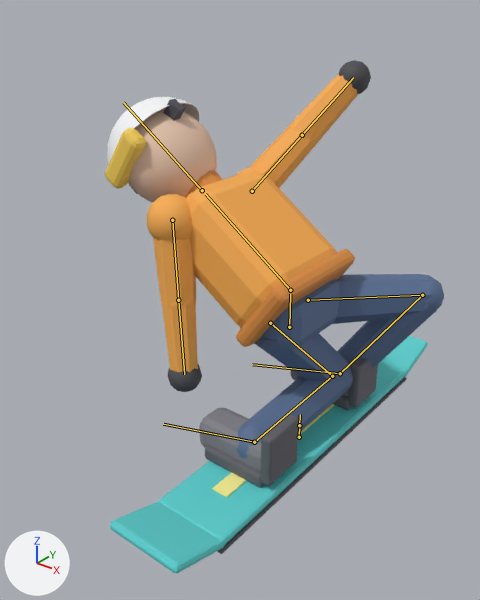
One commit to the glTF model Data/SampleProjects/Snowline/Sources/RiderModel.glb: the scene before it, then after it.
Both versions are drawn from a 50 mm lens placed at (1.064, -1.676, 1.512), pointed at (-0.215, -0.078, 0.521). Lighting does not change. The marker at lower left points along +X, +Y and +Z. The picture after the commit comes second. Both versions are drawn at frame 19 of the action 'Grab'; the numbers are the values there. The bones that bend it are drawn over the model as lines.

In view in the first picture: 'RiderModel'.
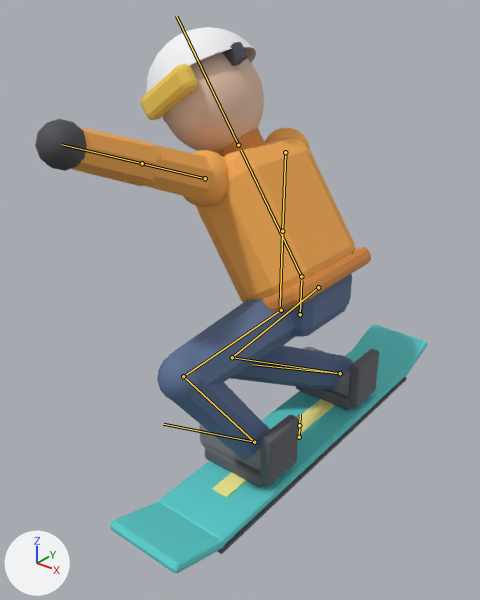
Pixel boxes [x1, y1, x2, y2] of what changed, in the pictures (480 x 600 px):
'RiderModel', posed (16% wider, 6% taller)
    before: [105, 60, 444, 573]
    after: [35, 27, 428, 573]
bone 'hips', root to tip
    before: (289, 327) to (290, 294)
    after: (300, 314) to (301, 280)
bone 'spine', root to tip
    before: (290, 290) to (205, 194)
    after: (301, 276) to (241, 150)
bone 'upperarm_L', root to tip
    before: (172, 220) to (178, 300)
    after: (205, 178) to (142, 163)
bone 'upperarm_R', root to tip
    before: (252, 191) to (302, 135)
    after: (285, 152) to (282, 231)
bone 'thigh_L', root to tip
    before: (270, 323) to (332, 376)
    after: (281, 310) to (183, 376)
bone 'shin_L', root to tip
    before: (332, 376) to (254, 442)
    after: (183, 376) to (254, 442)
bone 'thigh_R', root to tip
    before: (308, 300) to (422, 295)
    after: (318, 287) to (232, 357)
bone 'shin_R', root to tip
    before: (422, 295) to (340, 373)
    after: (232, 357) to (340, 373)

Edits to the bpy script that builds the scene:
```text
Change bone_hips:
    where bone_hips = bpy.data.objects['RiderRig'].pose.bones['hips']  # child of 'root'
    bone_hips.location: (-0.06, -0.385, 0.0) -> (-0.02, -0.325, 0.0)
Change bone_spine:
    where bone_spine = bpy.data.objects['RiderRig'].pose.bones['spine']  # child of 'hips'
    bone_spine.rotation_quaternion: (0.887, 0.0, 0.0, 0.462) -> (0.956, 0.0, 0.0, 0.292)  # degrees (0, 0, 55) -> degrees (0, 0, 34)
Change bone_upperarm_l:
    where bone_upperarm_l = bpy.data.objects['RiderRig'].pose.bones['upperarm_L']  # child of 'spine'
    bone_upperarm_l.rotation_quaternion: (0.652, -0.48, 0.476, 0.343) -> (0.823, -0.455, -0.183, -0.287)  # degrees (-74, 72, -2) -> degrees (-51, -34, -22)
Change bone_upperarm_r:
    where bone_upperarm_r = bpy.data.objects['RiderRig'].pose.bones['upperarm_R']  # child of 'spine'
    bone_upperarm_r.rotation_quaternion: (-0.264, 0.201, 0.843, 0.423) -> (-0.769, 0.554, -0.308, -0.087)  # degrees (-50, -142, -8) -> degrees (-76, 35, -15)
Change bone_thigh_l:
    where bone_thigh_l = bpy.data.objects['RiderRig'].pose.bones['thigh_L']  # child of 'hips'
    bone_thigh_l.rotation_quaternion: (-0.566, -0.558, -0.578, 0.187) -> (0.781, -0.301, -0.347, 0.424)  # degrees (125, 60, 59) -> degrees (-53, -17, 65)
Change bone_shin_l:
    where bone_shin_l = bpy.data.objects['RiderRig'].pose.bones['shin_L']  # child of 'thigh_L'
    bone_shin_l.rotation_quaternion: (0.825, 0.397, 0.0, -0.403) -> (0.861, 0.356, 0.0, -0.362)  # degrees (44, 19, -45) -> degrees (39, 15, -40)
Change bone_foot_l:
    where bone_foot_l = bpy.data.objects['RiderRig'].pose.bones['foot_L']  # child of 'shin_L'
    bone_foot_l.rotation_quaternion: (-0.496, -0.299, 0.366, -0.729) -> (0.809, 0.165, 0.266, -0.498)  # degrees (-23, -53, 123) -> degrees (0, 36, -63)
Change bone_thigh_r:
    where bone_thigh_r = bpy.data.objects['RiderRig'].pose.bones['thigh_R']  # child of 'hips'
    bone_thigh_r.rotation_quaternion: (0.441, 0.703, 0.511, -0.224) -> (0.847, -0.126, -0.393, 0.335)  # degrees (143, 50, 54) -> degrees (-36, -36, 55)
Change bone_shin_r:
    where bone_shin_r = bpy.data.objects['RiderRig'].pose.bones['shin_R']  # child of 'thigh_R'
    bone_shin_r.rotation_quaternion: (0.825, 0.09, 0.0, -0.558) -> (0.861, 0.08, 0.0, -0.501)  # degrees (9, 6, -68) -> degrees (8, 5, -60)
Change bone_foot_r:
    where bone_foot_r = bpy.data.objects['RiderRig'].pose.bones['foot_R']  # child of 'shin_R'
    bone_foot_r.rotation_quaternion: (-0.492, 0.361, 0.38, -0.695) -> (0.831, 0.463, 0.222, -0.215)  # degrees (-63, 7, 105) -> degrees (55, 35, -11)
```
